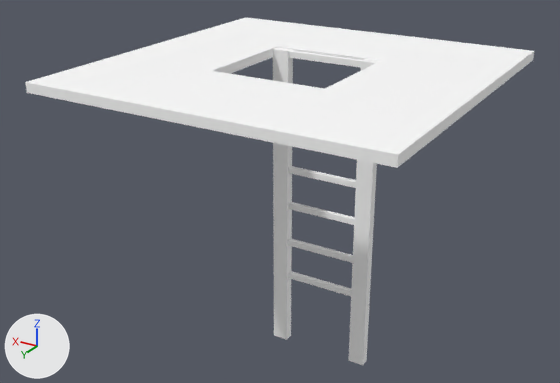
Two versions of the FBX model Assets/Models/Ladder.fbx, one commit apart.
Rendered twice from a 50 mm camera at (-4.06, 7.17, 6.05) aimed at (0.27, -0.05, 2.44). Lighting does not change. The marker at lower left points along +X, +Y and +Z. Vertices at the same position are counted once.

Before the edit, the objects in view are built like this:
```python
me_mesh_003 = bpy.data.meshes.new('Mesh.003')
me_mesh_003.from_pydata(...)  # 88 vertices, 69 faces; spans x -200.0..200.0, y -200.0..200.0, z 0.0..399.0
me_mesh_003.materials.append(mat_dungeon_mat_01_003)  # its picture is missing
ob_ground_01 = bpy.data.objects.new('Ground_01', me_mesh_003)
ob_ground_01.location = (0.0, 0.0, 4.0)
ob_ground_01.rotation_euler = (-3.142, 0.0, 0.0)  # degrees (-180, 0, 0)
ob_ground_01.scale = (0.01, 0.01, 0.01)
```
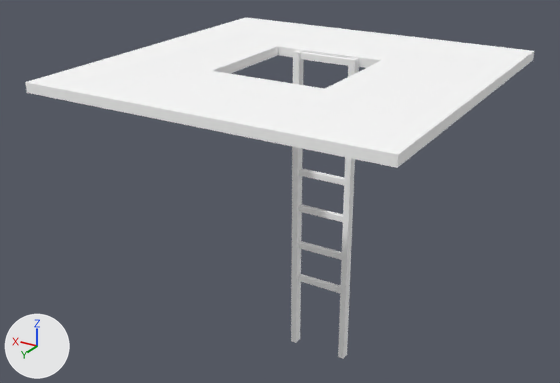
The edits, one by one:
me_mesh_003 has 88 vertices, 69 faces and spans x -200.0..200.0, y -200.0..200.0, z 0.0..399.0.
me_mesh_003 is used by ob_ground_01; location (0.0, 0.0, 4.0); rotation (-3.142, 0.0, 0.0), in degrees (-180, 0, 0); scale (0.01, 0.01, 0.01).
me_mesh_003 part 1: the loose piece of 16 vertices spanning x -200.0..200.0, y -200.0..200.0, z 0.0..11.0 is turned 90 degrees about the x axis through the mesh origin and scaled by 0.01.
me_mesh_003 part 2: a new loose piece, a box spanning x 0.32..0.4, y -3.99..-0.01, z 0.56..0.67, in mat_dungeon_mat_01_003 (its picture is missing).
me_mesh_003 part 3: a new loose piece, a box spanning x -0.39..-0.32, y -3.99..-0.01, z 0.56..0.67, in mat_dungeon_mat_01_003 (its picture is missing).
me_mesh_003 part 4: the loose piece of 8 vertices spanning x -50.0..53.0, y 58.0..65.0, z 2.0..9.0 is turned 90 degrees about the x axis through the mesh origin and scaled by 0.00672.
me_mesh_003 part 5: the loose piece of 8 vertices spanning x -50.0..53.0, y 58.0..65.0, z 248.0..255.0 is turned 90 degrees about the x axis through the mesh origin and scaled by 0.00683.
me_mesh_003 part 6: the loose piece of 8 vertices spanning x 46.0..67.0, y 56.0..67.0, z 1.0..399.0 is turned 90 degrees about the x axis through the mesh origin and scaled by 0.000271.
me_mesh_003 part 7: the loose piece of 8 vertices spanning x -68.0..-47.0, y 56.0..67.0, z 1.0..399.0 is deleted.
Object 'Ground_01' (ob_ground_01) is rescaled from (0.01, 0.01, 0.01) to (1.0, 1.0, 1.0).
Object 'Ground_01' (ob_ground_01) turns from (-180, 0, 0) to (90, 0, 0) degrees about x, y and z.

Pixel boxes [x1, y1, x2, y2] of what changed, in the pictures (560 x 383 px; the box of a moved part takes in the faces that stretch with it):
'Ground_01', reshaped, turned, rescaled
    before: [25, 18, 534, 365]
    after: [25, 18, 534, 359]
part 1 of me_mesh_003, moved or reshaped
    both: [270, 44, 382, 164]
part 2 of me_mesh_003, added
    after: [291, 50, 304, 343]
part 3 of me_mesh_003, added
    after: [338, 57, 359, 359]
part 4 of me_mesh_003, moved or reshaped (not visible afterwards)
    before: [289, 50, 362, 68]
part 5 of me_mesh_003, moved or reshaped (not visible afterwards)
    before: [288, 239, 353, 263]
part 6 of me_mesh_003, moved or reshaped
    before: [273, 47, 293, 340]
    after: [300, 52, 351, 66]
part 7 of me_mesh_003, deleted
    before: [348, 59, 379, 365]
